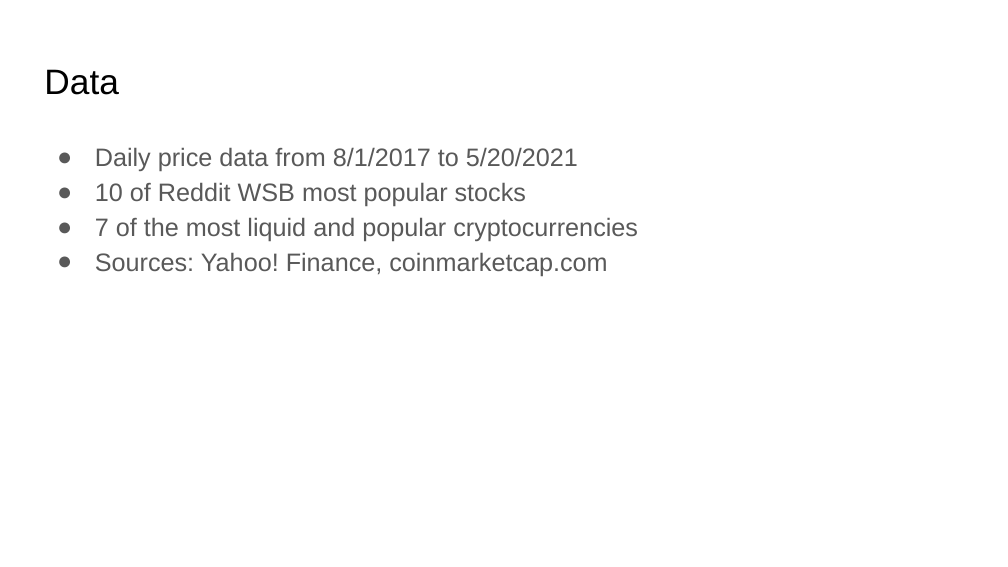
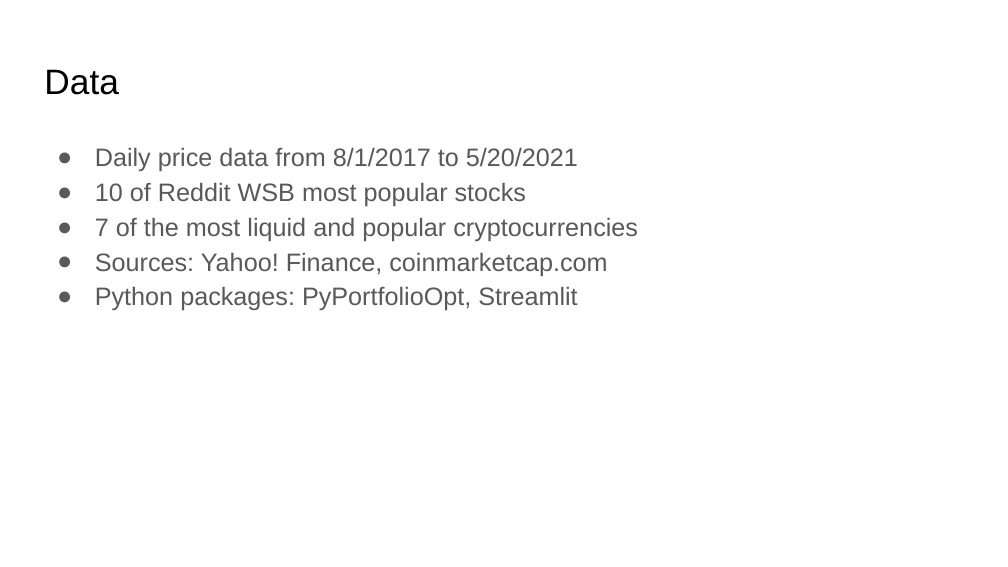
Before and after one commit to vweinblatt123/CF-Project3, a slide deck: slide 2 of CF-Project3.pptx. Drawn at 1008x567 pixels with LibreOffice and Linux fonts; fonts in the diff are those of the drawing. Boxes give left, top, right and bottom in pixels: in the first picture for what was removed or moved away, otherwise in the second. Text is boxed around its words. In the diff, an @@ line names an element or a change of style, - is before the commit and + after.

Commit message:
ppt

```diff
--- a/CF-Project3.pptx
+++ b/CF-Project3.pptx
@@ text at [95,286,577,310]: paragraph added @@
+● Python packages: PyPortfolioOpt, Streamlit
```
